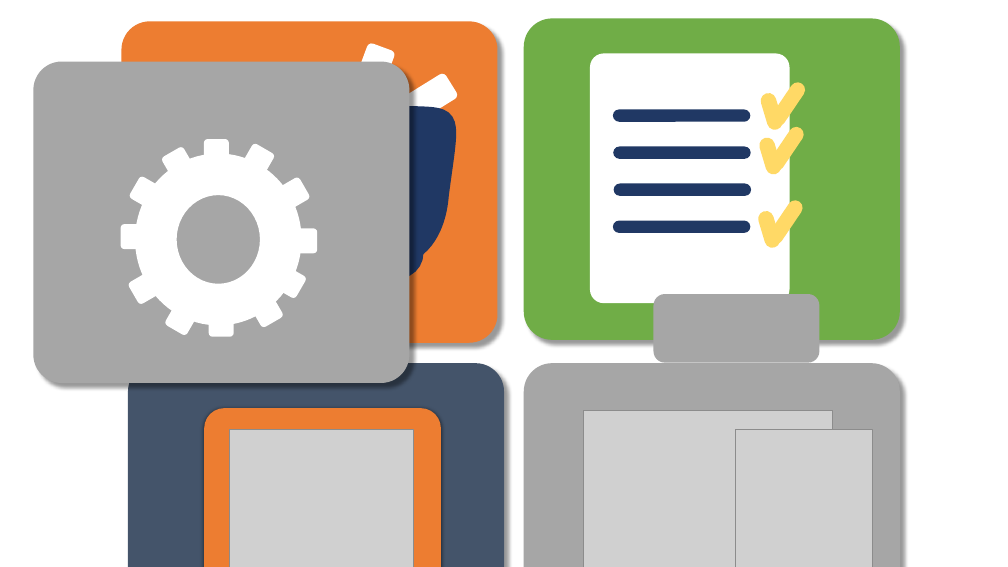
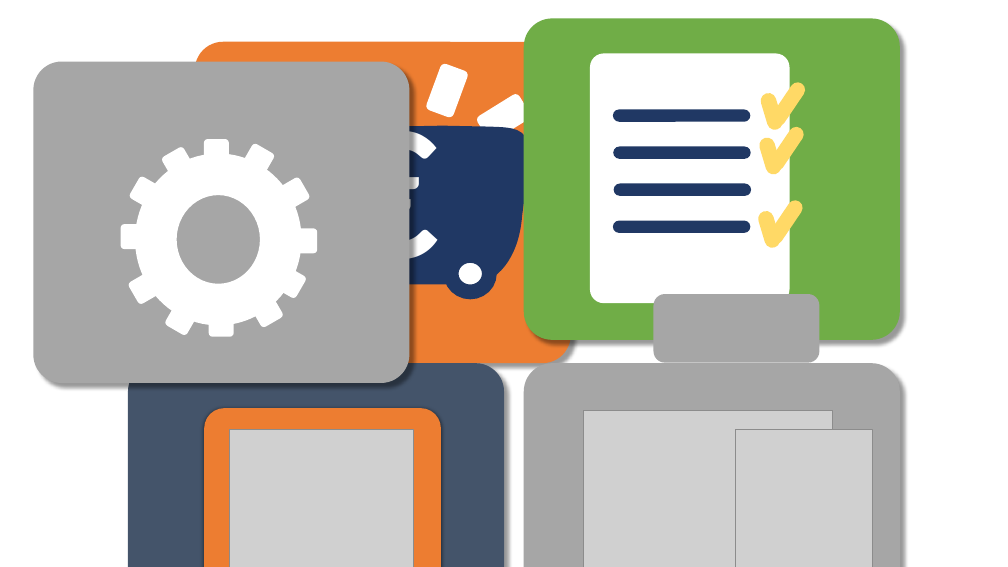
Before and after one commit to amaury2marignan/l3z, a slide deck: slide 22 of BABET/babet.pptx (slide 19 before the commit). Drawn at 1008x567 pixels with LibreOffice and Linux fonts; fonts in the diff are those of the drawing; grey boxes stand for pictures; background and template pictures are left out. Boxes give left, top, right and bottom in pixels: in the first picture for what was removed or moved away, otherwise in the second. Text is boxed around its words. In the diff, an @@ line names an element or a change of style, - is before the commit and + after.

```diff
--- a/BABET/babet.pptx
+++ b/BABET/babet.pptx
@@ 3 rounded rectangles, 1 freeform shape, 1 ellipse: place and size @@
-3 rounded rectangles, 1 freeform shape, 1 ellipse at <box>122,21,498,343</box>
+3 rounded rectangles, 1 freeform shape, 1 ellipse at <box>195,42,571,363</box>
@@ text added at <box>332,132,433,246</box>, 166 pt, text #FFFFFF, bold @@
+€
```
Also in this commit, not shown: 2 other slides changed, 3 slides added, 16 other files.
